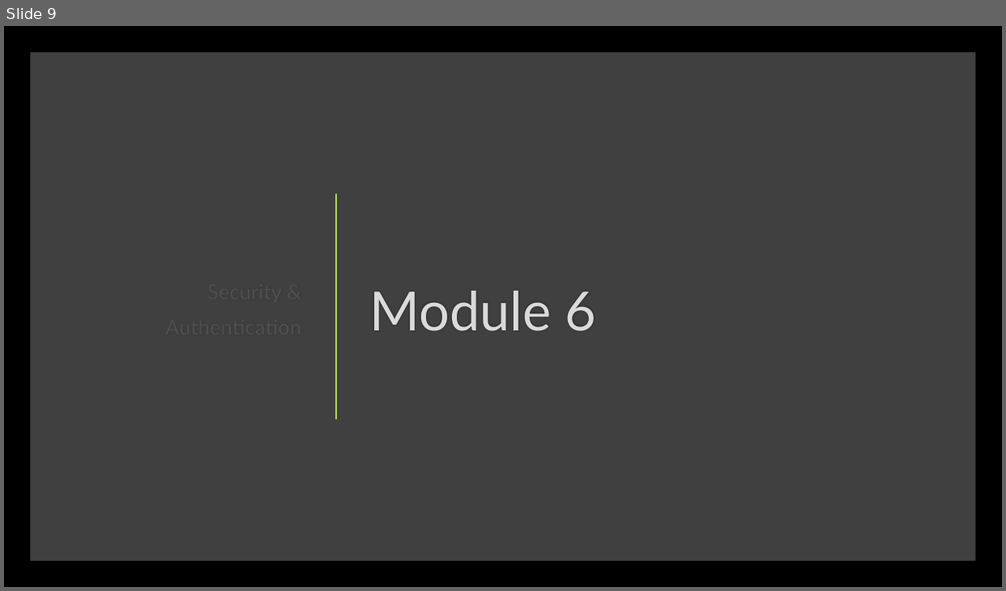
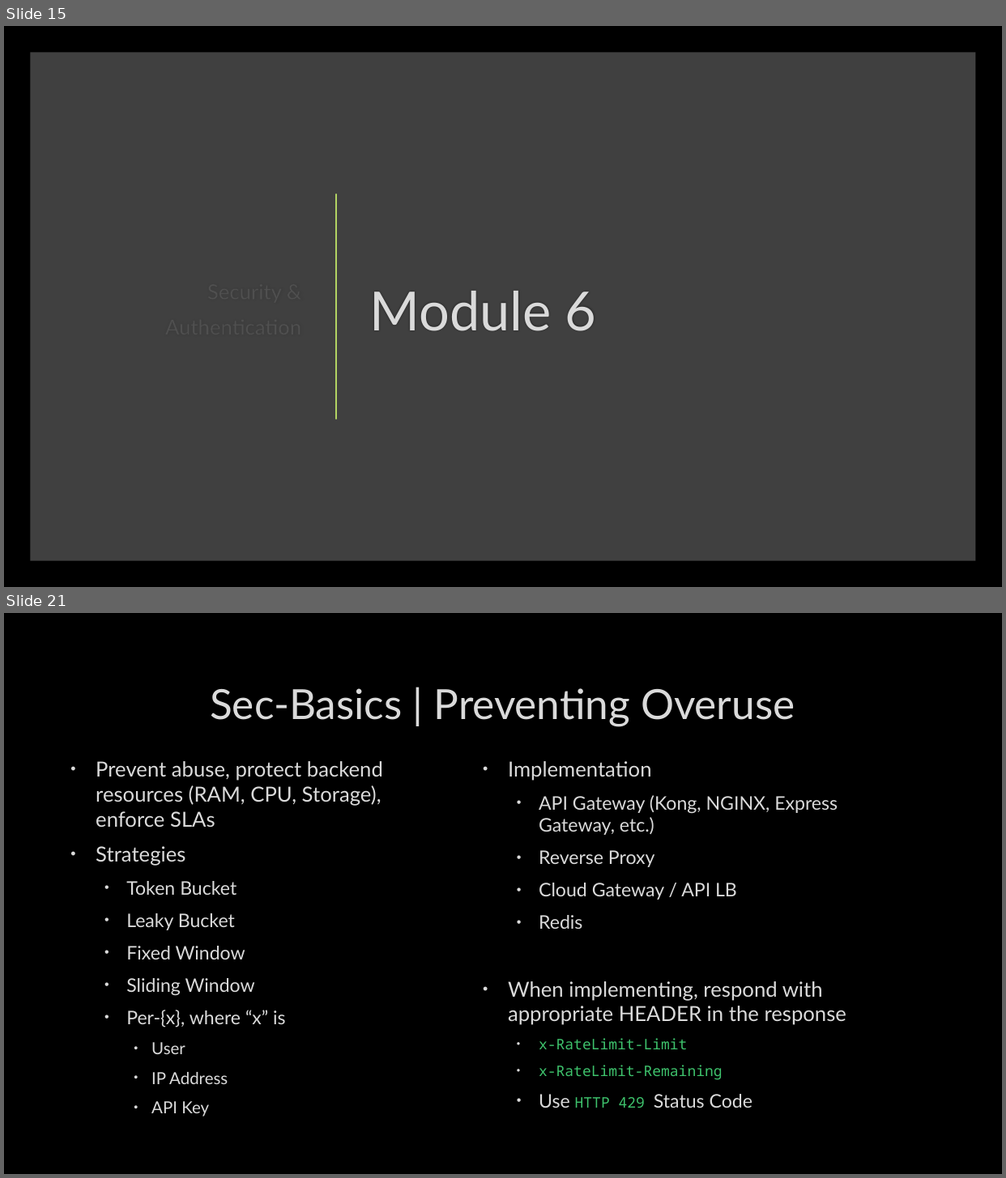
Before and after one commit to SheetMetalConnect/api-workshop, a slide deck: zzz-additional-documentation/Rest-Api-Design-Build-Run-Day-2.pptx. Shown one above the other, each under a label of ours: slide 9 before the commit, slides 15 and 21 after it; the slides between them are not shown. The pictures are 1006x591 and 1006x1178 pixels, drawn with LibreOffice and Linux fonts; fonts in the diff are those of the drawing; background and template pictures are left out. Boxes give left, top, right and bottom in pixels: in the first picture for what was removed or moved away, otherwise in the second. Text is boxed around its words. In the diff, an @@ line names an element or a change of style, - is before the commit and + after.

```diff
--- a/zzz-additional-documentation/Rest-Api-Design-Build-Run-Day-2.pptx
+++ b/zzz-additional-documentation/Rest-Api-Design-Build-Run-Day-2.pptx
@@ slide 21 added at [4,613,1002,1174], background picture (left out) @@
@@ title added at [210,688,795,726], 40 pt, text #DADADA @@
+Sec-Basics | Preventing Overuse
@@ text added at [96,761,383,1117], 20 pt, text #DADADA @@
+• Prevent abuse, protect backend resources (RAM, CPU, Storage), enforce SLAs
+• Strategies
+  • Token Bucket
+  • Leaky Bucket
+  • Fixed Window
+  • Sliding Window
+  • Per-{x}, where “x” is
+    • User
+    • IP Address
+    • API Key
@@ text added at [508,761,846,1108], 18 pt, text #DADADA @@
+• Implementation
+  • API Gateway (Kong, NGINX, Express Gateway, etc.)
+  • Reverse Proxy
+  • Cloud Gateway / API LB
+  • Redis
+• When implementing, respond with appropriate HEADER in the response
+  • x-RateLimit-Limit
+  • x-RateLimit-Remaining
+  • Use HTTP 429 Status Code
@@ what was slide 9 is now slide 15 @@
```
Also in this commit, not shown: 15 other slides added, 1 other file.
